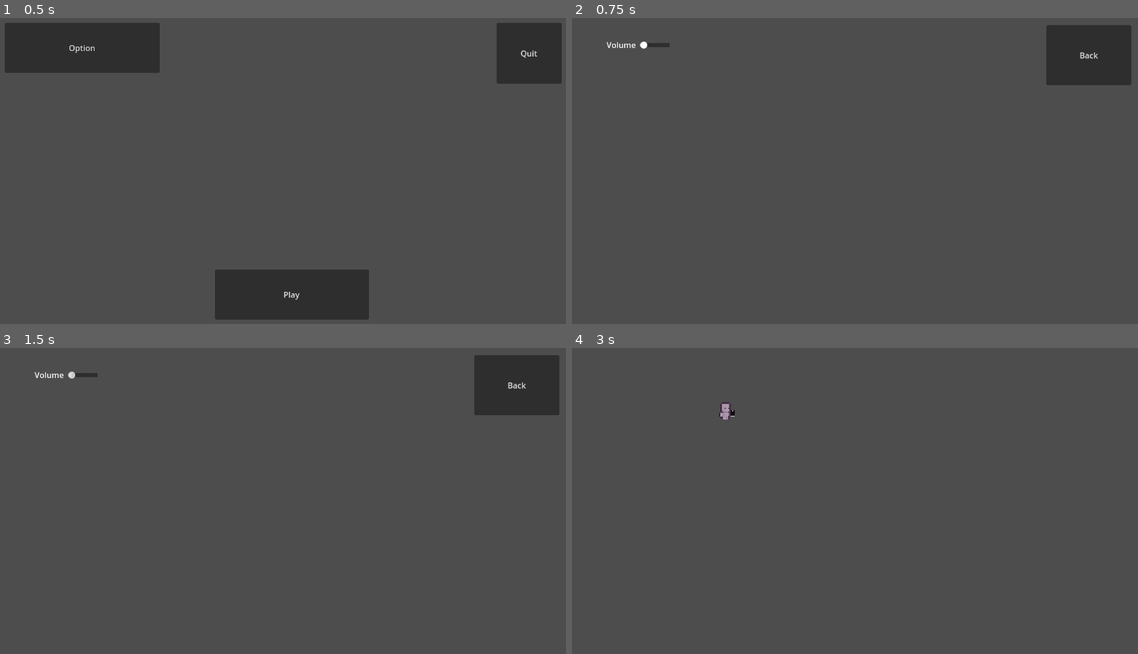
Above: before the commit, frames 1-4 (two rows, left to right).
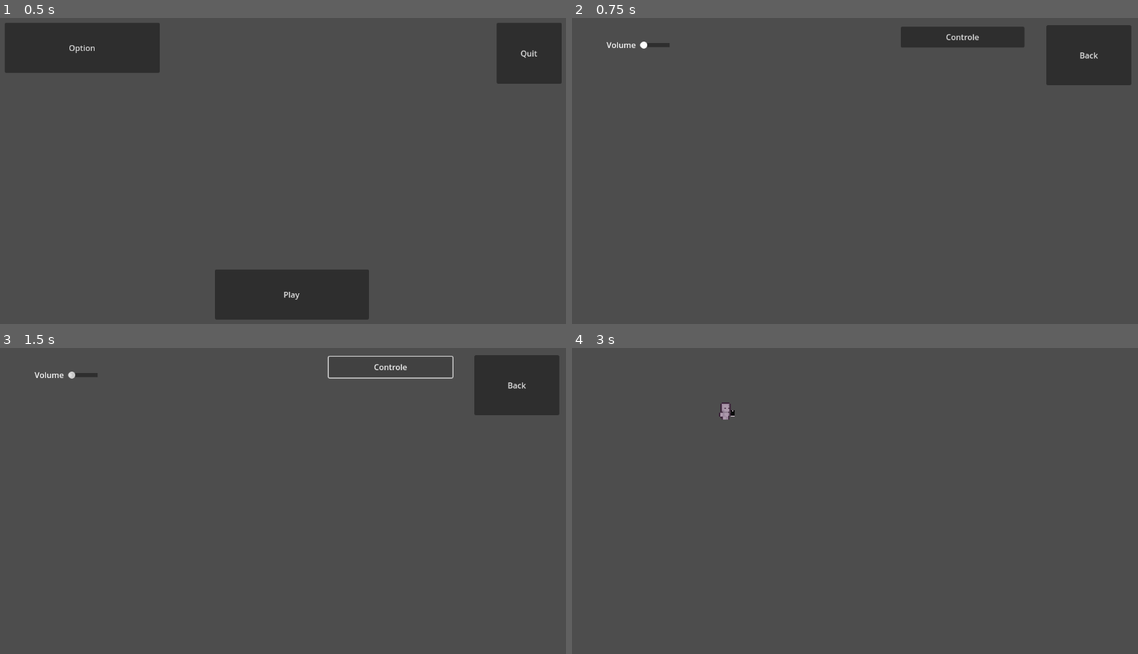
Above: after the commit, the same moments.

Repository: jus2tomate83/Godot2DGame
Game: Godot game, scene res://UI/Menu/Menu.tscn
Same seed, same stepped clock (60 frames per second), same inputs: the game is played once before the commit and once after it.
Inputs (mouse positions are in pixels of both pictures, inside the frame that each line leads up to):
- Up to frame 1 (0.5 s): no input
- Up to frame 2 (0.75 s): click "Option" at 0.5 s
- Up to frame 3 (1.5 s): click (390, 366) at 1.25 s, where only the run after the commit has a clickable "Controle"
- Up to frame 4 (3 s): click "Back" at 2 s; click "Play" at 2.75 s

Frame 1 is identical in both runs. In frame 2, 1.4% of the frame differs, in the area x 58-80%, y 2-10%; in frame 3, 0.2%; in frame 4, nothing differs.

Commit message:
Controle button

Diff:
--- a/UI/Menu/Option_Menu.tscn
+++ b/UI/Menu/Option_Menu.tscn
@@ -34,5 +34,14 @@
 offset_right = 144.0
 offset_bottom = 20.0
 
+[node name="Controle" type="Button" parent="."]
+layout_mode = 0
+offset_left = 663.0
+offset_top = 22.0
+offset_right = 912.0
+offset_bottom = 64.0
+text = "Controle
+"
+
 [connection signal="pressed" from="Back" to="." method="_on_back_pressed"]
 [connection signal="value_changed" from="RichTextLabel/Volume" to="." method="_on_volume_value_changed"]
